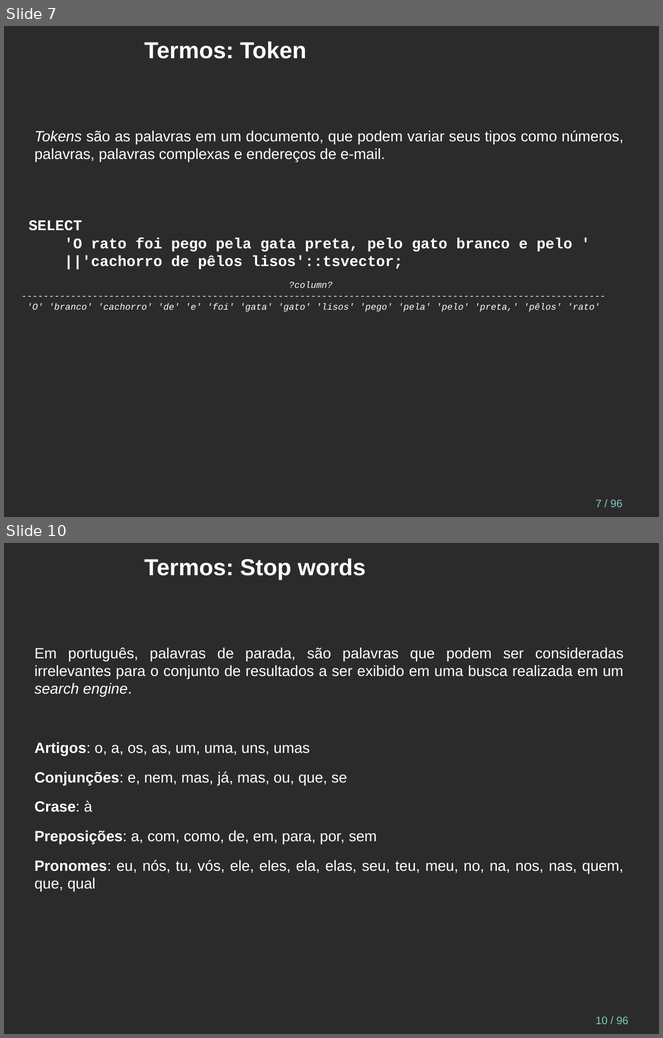
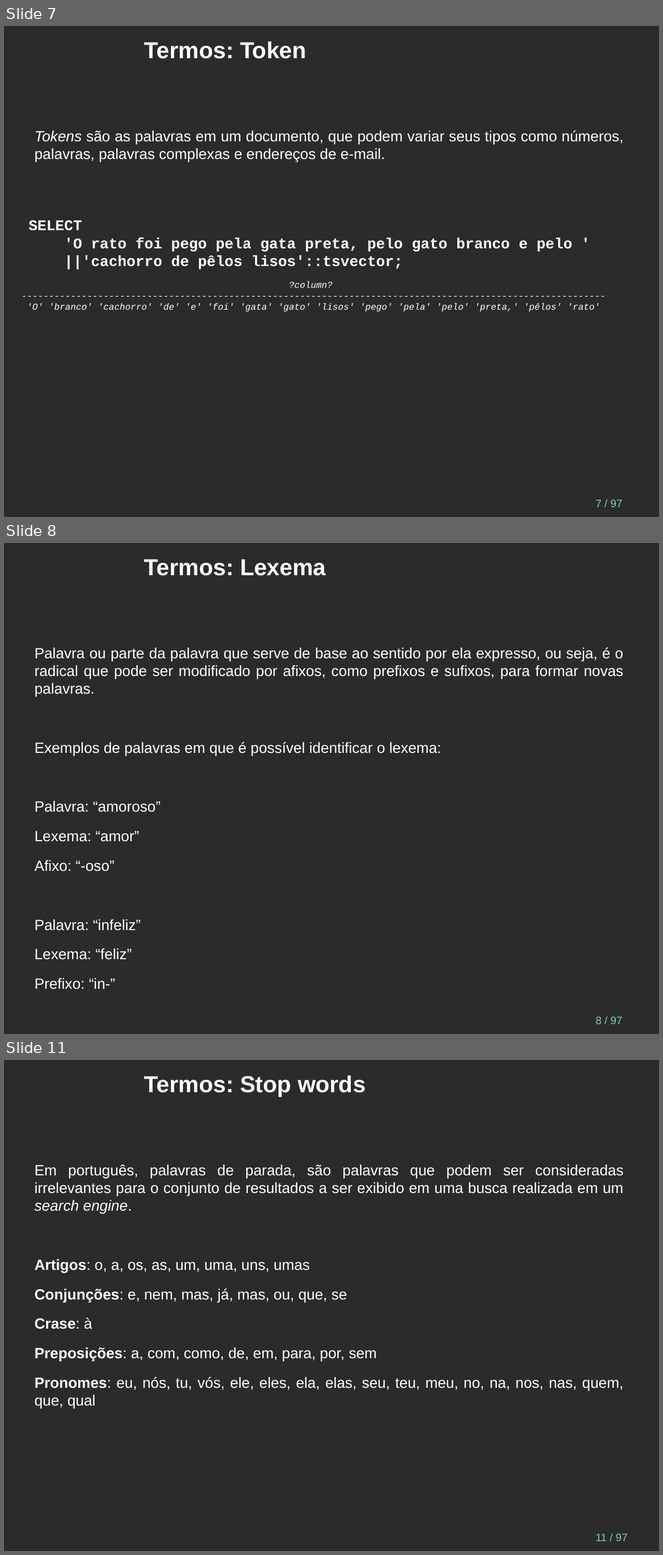
Before and after one commit to juliano777/db_fts, a slide deck: fts_pt-br.odp. Shown one above the other, each under a label of ours: slides 7 and 10 before the commit, slides 7, 8 and 11 after it; the slides between them are not shown. The pictures are 663x1038 and 663x1555 pixels, drawn with LibreOffice and Linux fonts; fonts in the diff are those of the drawing; background and template pictures are left out; a plain dark background stands for a picture behind light text. Boxes give left, top, right and bottom in pixels: in the first picture for what was removed or moved away, otherwise in the second. Text is boxed around its words. In the diff, an @@ line names an element or a change of style, - is before the commit and + after.

Commit message:
lexema e stem

```diff
--- a/fts_pt-br.odp
+++ b/fts_pt-br.odp
@@ slide 8 added at (x1=4, y1=543, x2=659, y2=1034), background picture (left out); not listed: 1 template element that a slide beside it also shows @@
@@ title added at (x1=144, y1=559, x2=326, y2=576), 28 pt, text #FFFFFF, bold @@
+Termos: Lexema
@@ text added at (x1=35, y1=648, x2=623, y2=960), 18 pt, text #FFFFFF @@
+Palavra ou parte da palavra que serve de base ao sentido por ela expresso, ou seja, é o radical que pode ser modificado por afixos, como prefixos e sufixos, para formar novas palavras.
+Exemplos de palavras em que é possível identificar o lexema:
+Palavra: “amoroso”
+Lexema: “amor”
+Afixo: “-oso”
+Palavra: “infeliz”
+Lexema: “feliz”
+Prefixo: “in-”
@@ page number at (x1=596, y1=500, x2=623, y2=508): text changed @@
-7 / 96
+7 / 97
@@ what was slide 10 is now slide 11 @@
@@ page number at (x1=596, y1=1534, x2=628, y2=1542): text changed @@
-10 / 96
+11 / 97
```
Also in this commit, not shown: 2 slides changed, 1 other slide added, 1 slide removed, 1 other file.
